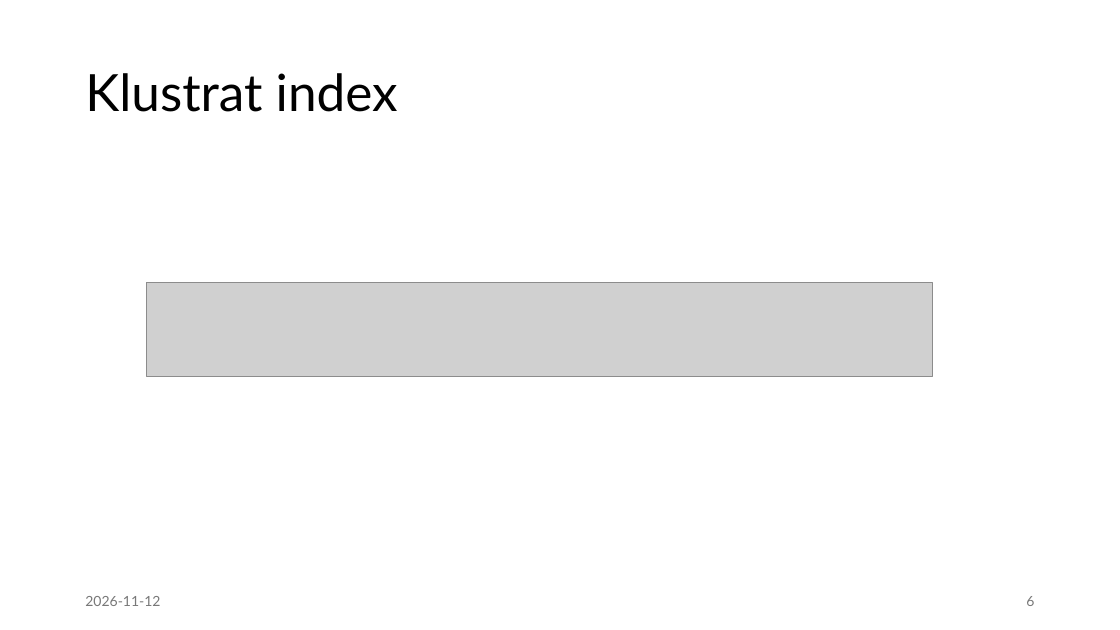
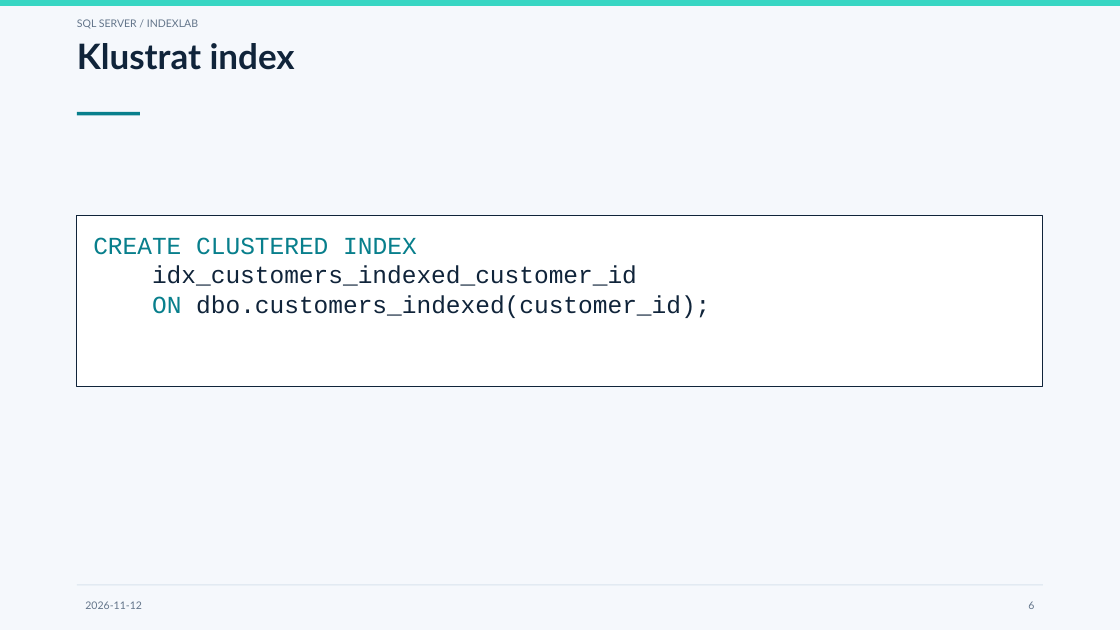
Before and after one commit to moppis/indexing, a slide deck: slide 6 of presentation/Indexering.pptx. Drawn at 1120x630 pixels with LibreOffice and Linux fonts; fonts in the diff are those of the drawing; grey boxes stand for pictures. Boxes give left, top, right and bottom in pixels: in the first picture for what was removed or moved away, otherwise in the second. Text is boxed around its words. In the diff, an @@ line names an element or a change of style, - is before the commit and + after.

```diff
--- a/presentation/Indexering.pptx
+++ b/presentation/Indexering.pptx
@@ background #FFFFFF to #F5F8FC @@
@@ rectangle added at box(0, 0, 1120, 6), fill #37D6C3 @@
@@ text added at box(77, 19, 198, 29), 9 pt, text #63758A @@
+SQL SERVER / INDEXLAB
@@ title "Klustrat index" at box(77, 43, 295, 70): size 44 to 30 pt, text colour #000000 to #10243A, bold on; vertical alignment middle to top @@
@@ rectangle added at box(77, 112, 140, 115), fill #087F8C @@
@@ rectangle added at box(77, 216, 1044, 386), fill #FFFFFF, outline #10243A 0.8 pt, 21 pt, text #10243A @@
+CREATE CLUSTERED INDEX
+idx_customers_indexed_customer_id
+ON dbo.customers_indexed(customer_id);
@@ picture removed at box(147, 282, 933, 376) @@
@@ text "2026-11-12" at box(85, 601, 142, 609): size 12 to 9 pt, text colour #797979 to #63758A @@
@@ rectangle added at box(77, 585, 1044, 586), fill #D8E3ED @@
@@ page number at box(1028, 601, 1034, 609): size 12 to 9 pt, text colour #797979 to #63758A @@
```
Also in this commit, not shown: 20 other slides changed.
